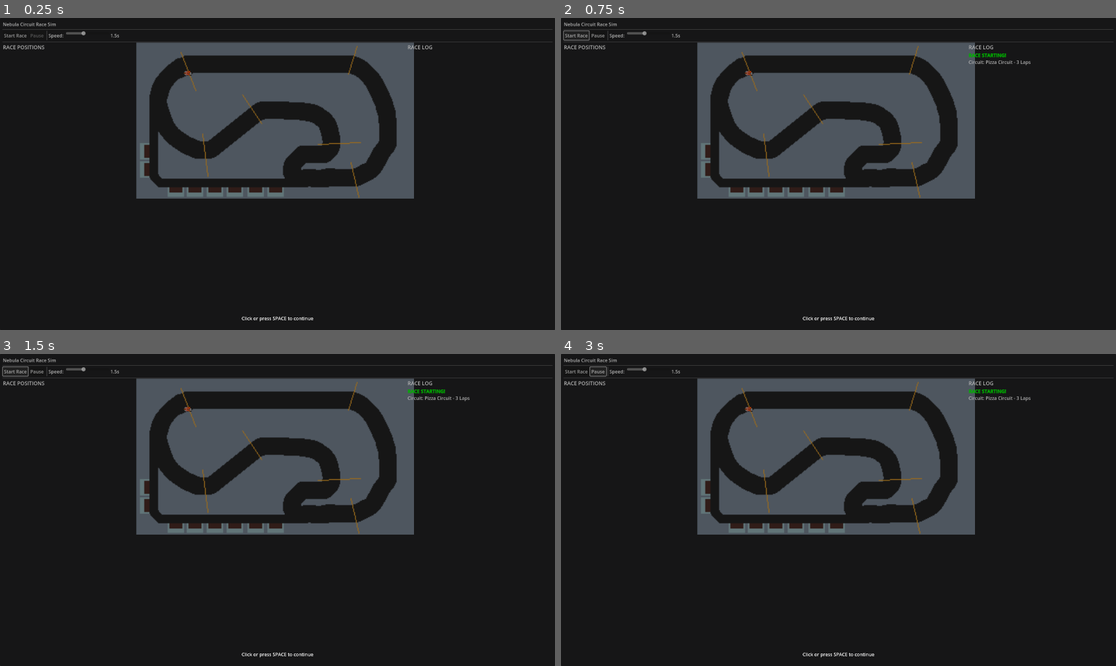
Above: before the commit, frames 1-4 (two rows, left to right).
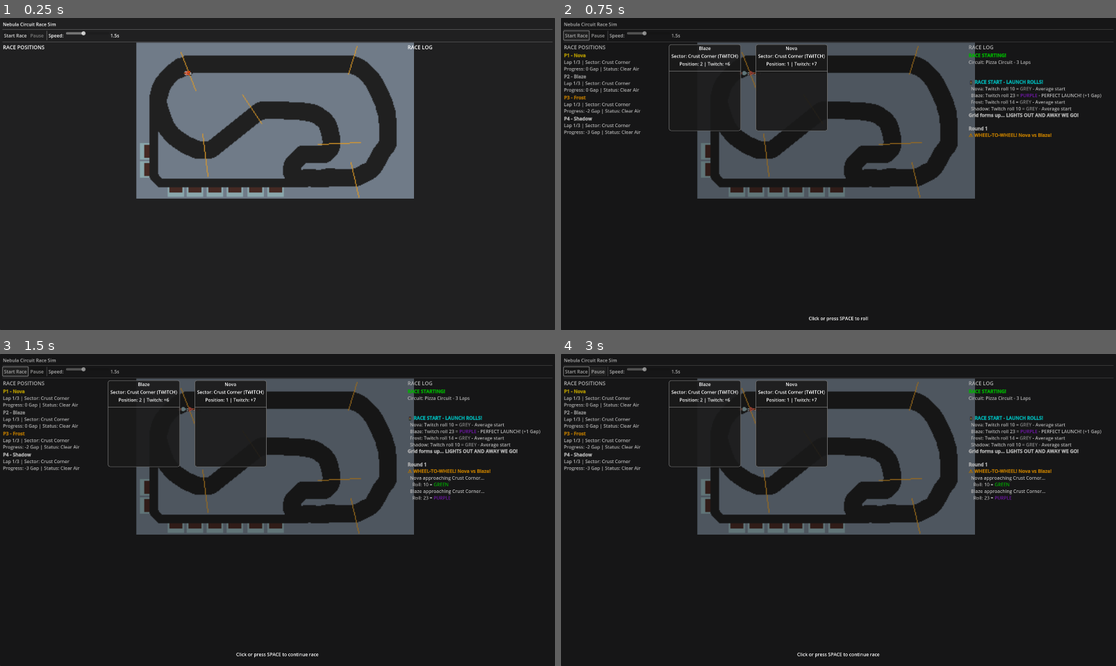
Above: after the commit, the same moments.

Repository: computersaucegames/nc
Game: Godot game, scene res://scenes/tests/RaceTestScene.tscn
The game is run twice, just before and just after one commit, with the same random seed, the same clock (stepped at 60 frames per second) and the same inputs. The project has no main scene, so this scene is started directly.
Inputs:
- Up to frame 1 (0.25 s): no input
- Up to frame 2 (0.75 s): click "Start Race" at 0.5 s
- Up to frame 3 (1.5 s): click "Start Race" at 1.25 s
- Up to frame 4 (3 s): click "Start Race" at 2 s; click "Pause" at 2.75 s

The runs differ from the first frame. In frame 1, 17% of the frame differs, in the area x 0-78%, y 1-98%; in frame 2, 5.9%; in frame 3, 6.2%; in frame 4, 6.3%.
Error before the commit: Parse Error: Could not find type "FocusModeManager" in the current scope. (res://scripts/ui/FocusModeOverlay.gd:18)

Commit message:
Add class_name to FocusModeManager for type recognition
Adds class_name FocusModeManager to the autoload script so it can be
properly recognized as a type throughout the codebase. This fixes parse
errors where FocusModeManager.FocusModeEvent was not recognized.

Diff:
--- a/scripts/autoload/FocusModeManager.gd
+++ b/scripts/autoload/FocusModeManager.gd
@@ -1,6 +1,7 @@
 # FocusModeManager.gd
 # Autoload singleton to manage Focus Mode state and events
 extends Node
+class_name FocusModeManager
 
 # Focus Mode signals
 signal focus_mode_activated(event_data: FocusModeEvent)
